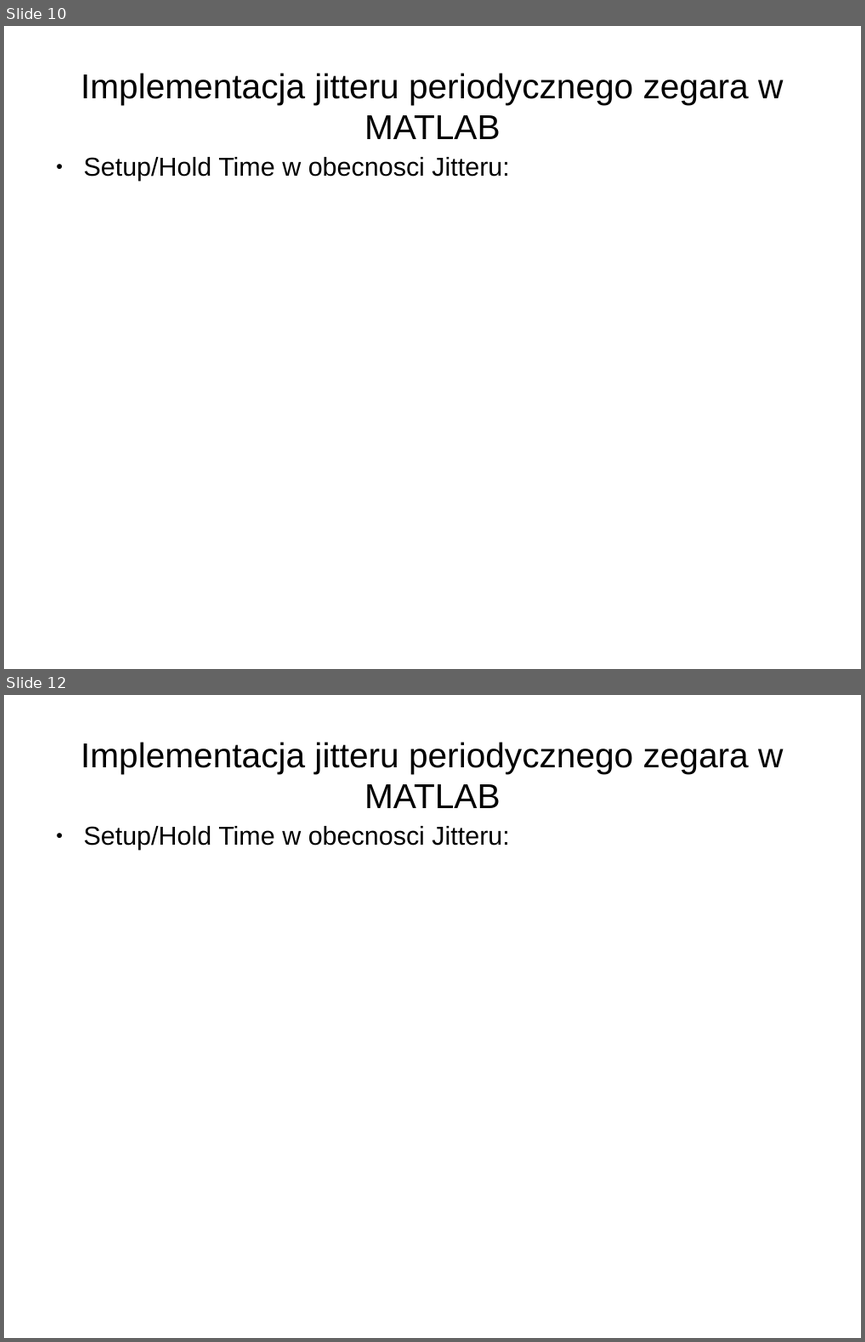
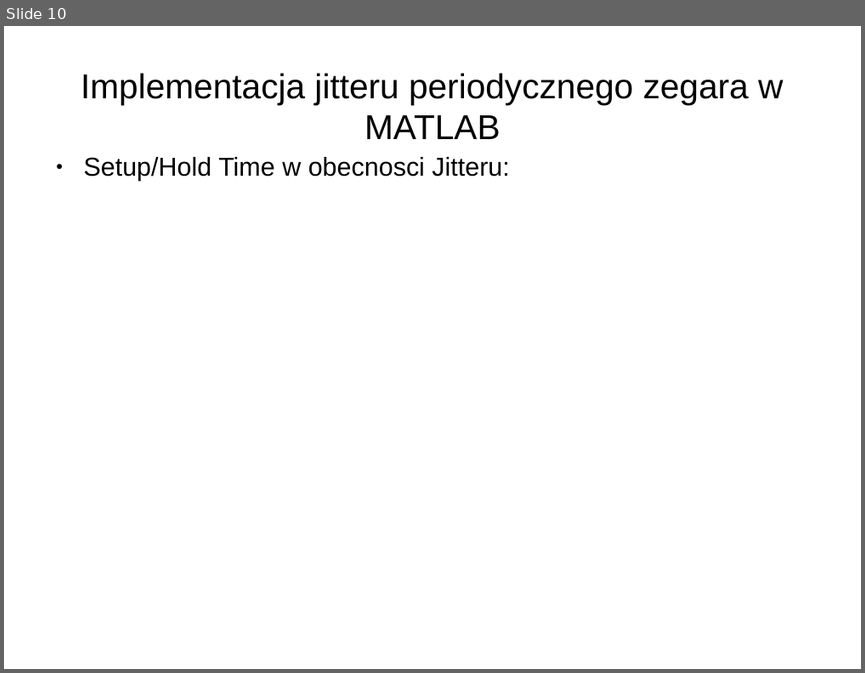
Before and after one commit to joannabp/ProjektSynopsys, a slide deck: Untitled 2.odp. Shown one above the other, each under a label of ours: slides 10 and 12 before the commit, slide 10 after it; the slides between them are not shown. The pictures are 865x1342 and 865x673 pixels, drawn with LibreOffice and Linux fonts; fonts in the diff are those of the drawing. Boxes give left, top, right and bottom in pixels: in the first picture for what was removed or moved away, otherwise in the second. Text is boxed around its words. In the diff, an @@ line names an element or a change of style, - is before the commit and + after.

```diff
--- a/Untitled 2.odp
+++ b/Untitled 2.odp
@@ slide 12 removed at bbox=[4, 695, 861, 1338], background #FFFFFF @@
@@ title removed at bbox=[80, 742, 783, 808] @@
-Implementacja jitteru periodycznego zegara w MATLAB
@@ text removed at bbox=[84, 826, 509, 850] @@
-● Setup/Hold Time w obecnosci Jitteru:
```
Also in this commit, not shown: 3 slides changed, 1 other file.
